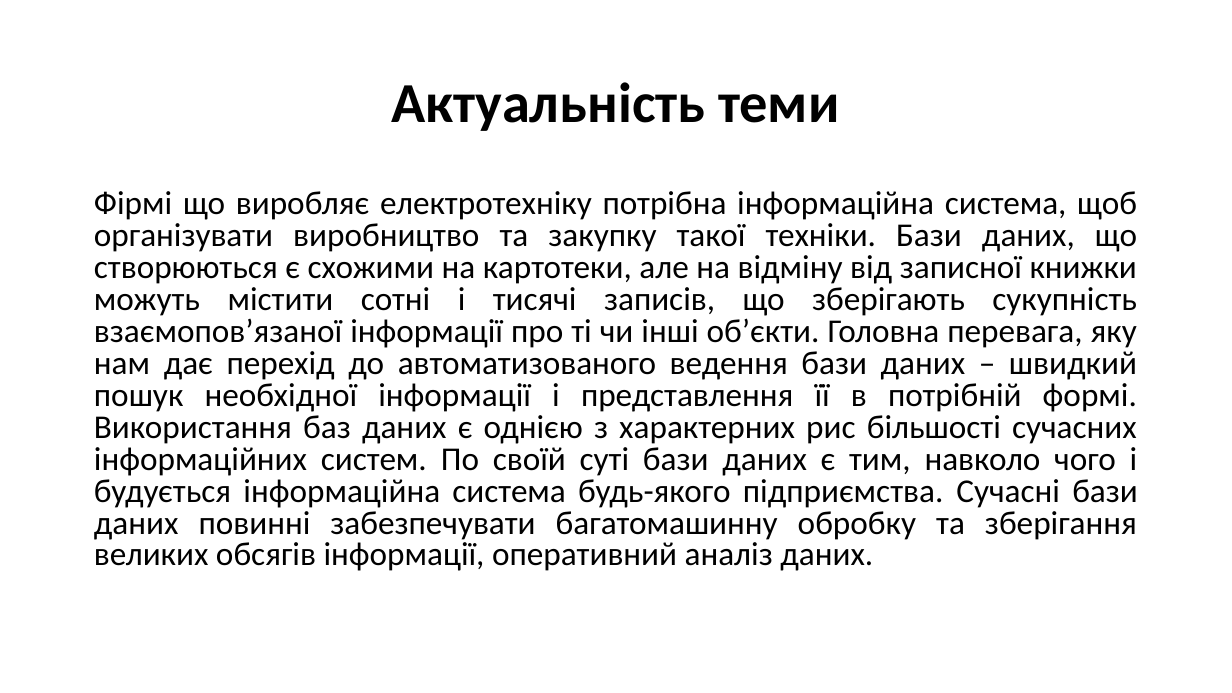
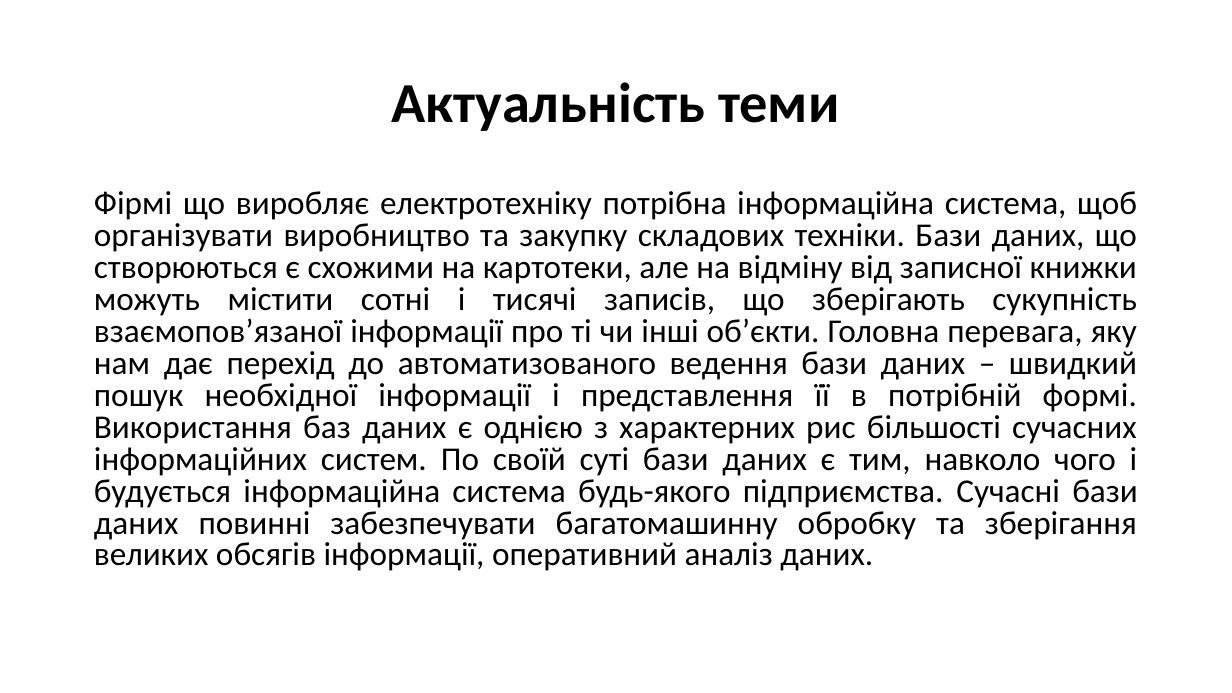
Before and after one commit to OJler/Kursova, a slide deck: slide 2 of Презентація до курсової роботи.pptx. Drawn at 1232x693 pixels with LibreOffice and Linux fonts; fonts in the diff are those of the drawing. Boxes give left, top, right and bottom in pixels: in the first picture for what was removed or moved away, otherwise in the second. Text is boxed around its words. In the diff, an @@ line names an element or a change of style, - is before the commit and + after.

```diff
--- a/Презентація до курсової роботи.pptx
+++ b/Презентація до курсової роботи.pptx
@@ text at (94,191,1138,571): text changed @@
-Фірмі що виробляє електротехніку потрібна інформаційна система, щоб організувати виробництво та закупку такої техніки. Бази даних, що створюються є схожими на картотеки, але на відміну від записної книжки можуть містити сотні і тисячі записів, що зберігають сукупність взаємопов’язаної інформації про ті чи інші об’єкти. Головна перевага, яку нам дає перехід до автоматизованого ведення бази даних – швидкий пошук необхідної інформації і представлення її в потрібній формі. Використання баз даних є однією з характерних рис більшості сучасних інформаційних систем. По своїй суті бази даних є тим, навколо чого і будується інформаційна система будь-якого підприємства. Cучасні бази даних повинні забезпечувати багатомашинну обробку та зберігання великих обсягів інформації, оперативний аналіз даних.
+Фірмі що виробляє електротехніку потрібна інформаційна система, щоб організувати виробництво та закупку складових техніки. Бази даних, що створюються є схожими на картотеки, але на відміну від записної книжки можуть містити сотні і тисячі записів, що зберігають сукупність взаємопов’язаної інформації про ті чи інші об’єкти. Головна перевага, яку нам дає перехід до автоматизованого ведення бази даних – швидкий пошук необхідної інформації і представлення її в потрібній формі. Використання баз даних є однією з характерних рис більшості сучасних інформаційних систем. По своїй суті бази даних є тим, навколо чого і будується інформаційна система будь-якого підприємства. Cучасні бази даних повинні забезпечувати багатомашинну обробку та зберігання великих обсягів інформації, оперативний аналіз даних.
```
Also in this commit, not shown: 1 other slide changed, 2 slides added, 1 slide removed, 1 other file.
